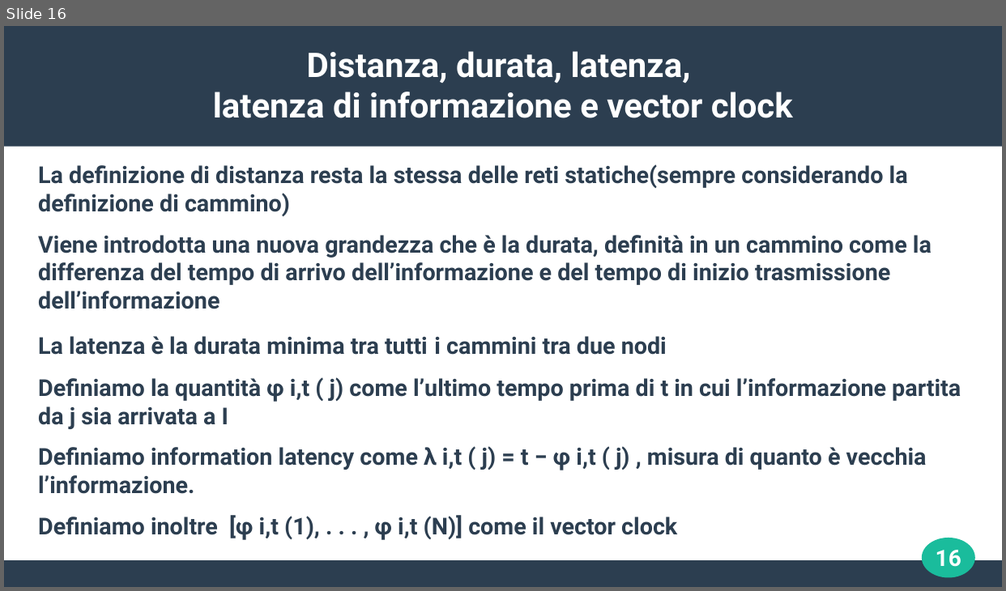
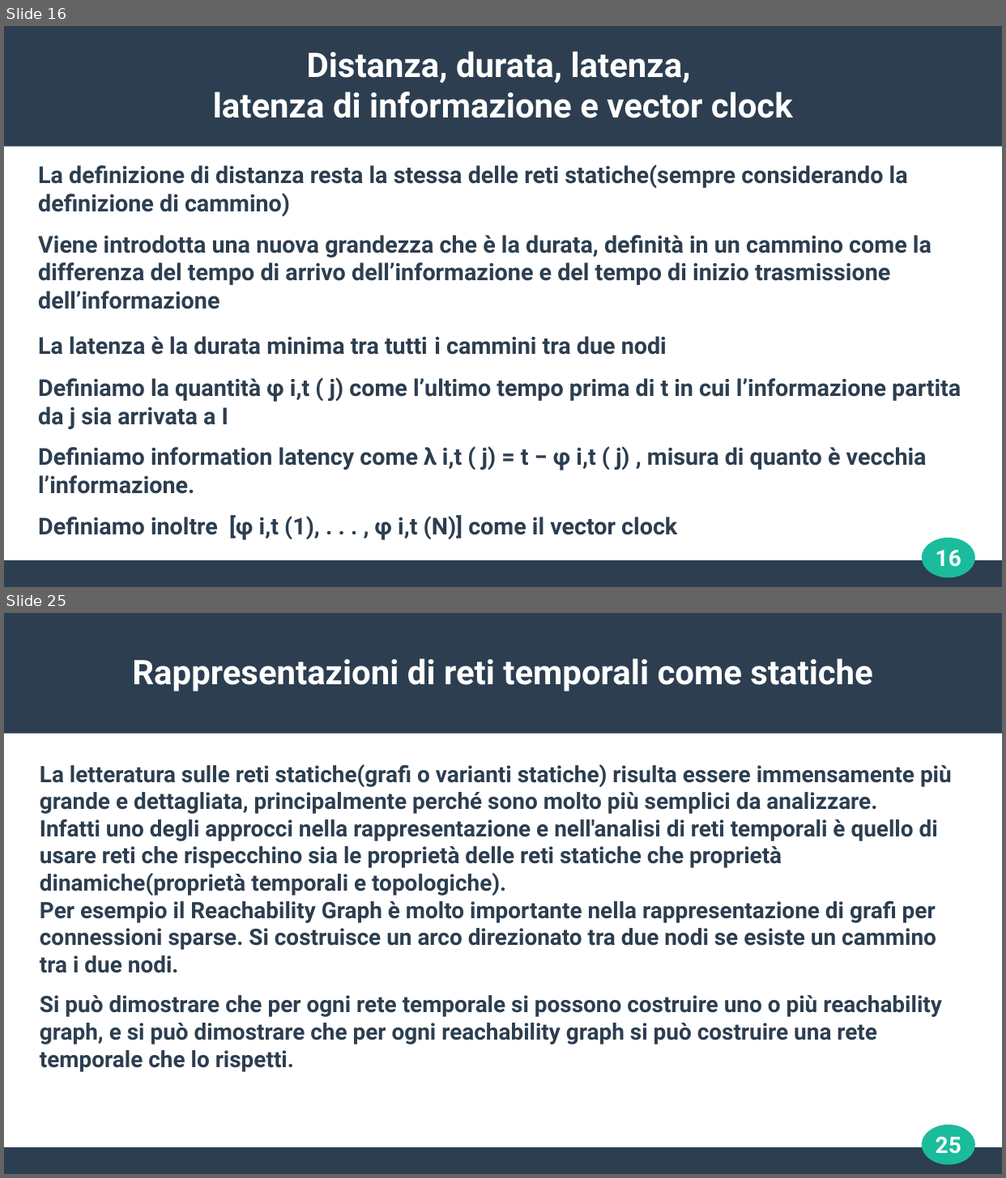
Before and after one commit to josura/appunti_e_cose_condivise, a slide deck: Data_mining/seminario/seminario_TemporalNetwork-GL.odp. Shown one above the other, each under a label of ours: slide 16 before the commit, slides 16 and 25 after it; the slides between them are not shown. The pictures are 1006x591 and 1006x1178 pixels, drawn with LibreOffice and Linux fonts; fonts in the diff are those of the drawing. Boxes give left, top, right and bottom in pixels: in the first picture for what was removed or moved away, otherwise in the second. Text is boxed around its words. In the diff, an @@ line names an element or a change of style, - is before the commit and + after.

```diff
--- a/Data_mining/seminario/seminario_TemporalNetwork-GL.odp
+++ b/Data_mining/seminario/seminario_TemporalNetwork-GL.odp
@@ slide 25 added at box(4, 613, 1002, 1174), background #FFFFFF; not listed: 3 template elements that a slide beside it also shows @@
@@ title added at box(132, 658, 872, 692), 27 pt, text #FFFFFF, bold @@
+Rappresentazioni di reti temporali come statiche
@@ text added at box(40, 764, 952, 1072), 18 pt, text #2C3E50, bold @@
+La letteratura sulle reti statiche(grafi o varianti statiche) risulta essere immensamente più grande e dettagliata, principalmente perché sono molto più semplici da analizzare.
+Infatti uno degli approcci nella rappresentazione e nell'analisi di reti temporali è quello di usare reti che rispecchino sia le proprietà delle reti statiche che proprietà dinamiche(proprietà temporali e topologiche).
+Per esempio il Reachability Graph è molto importante nella rappresentazione di grafi per connessioni sparse. Si costruisce un arco direzionato tra due nodi se esiste un cammino tra i due nodi.
+Si può dimostrare che per ogni rete temporale si possono costruire uno o più reachability graph, e si può dimostrare che per ogni reachability graph si può costruire una rete temporale che lo rispetti.
@@ page number added at box(936, 1137, 961, 1154), 18 pt, text #FFFFFF, bold @@
+25
```
Also in this commit, not shown: 7 slides changed, 23 other slides added, 1 other file.
